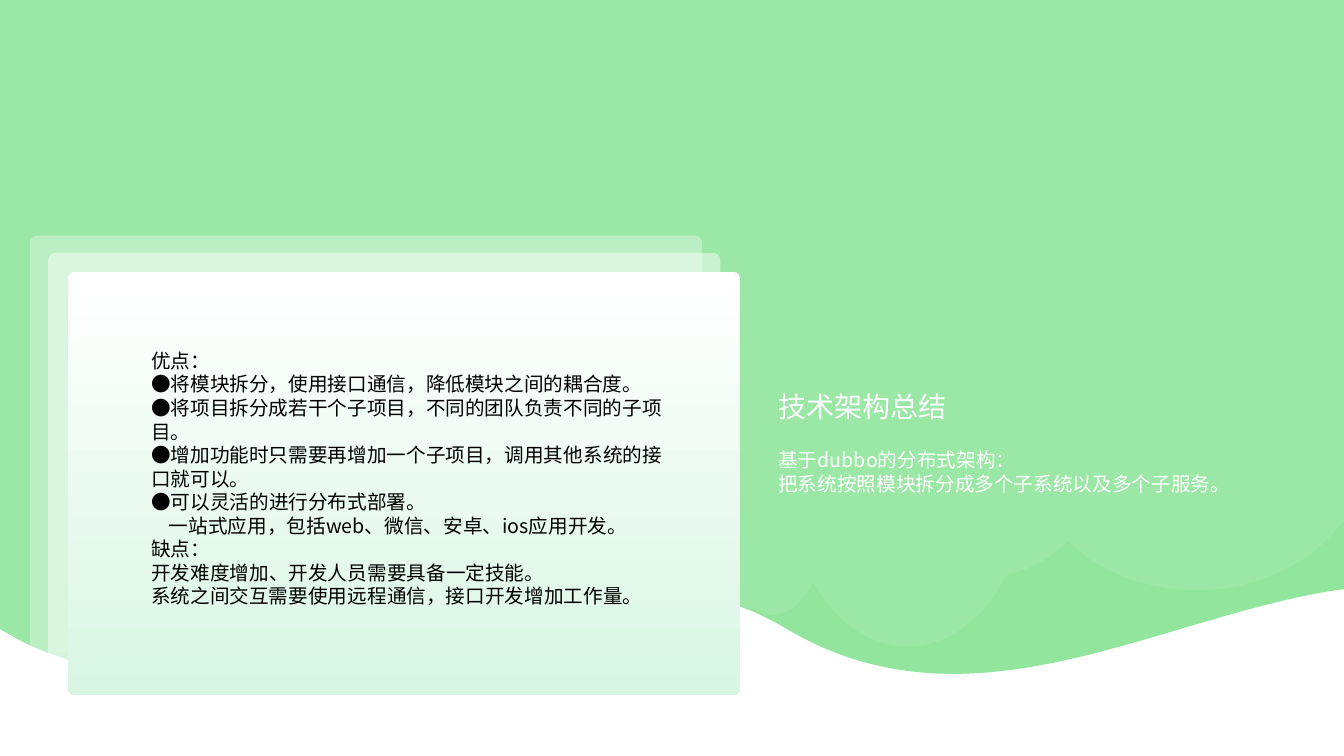
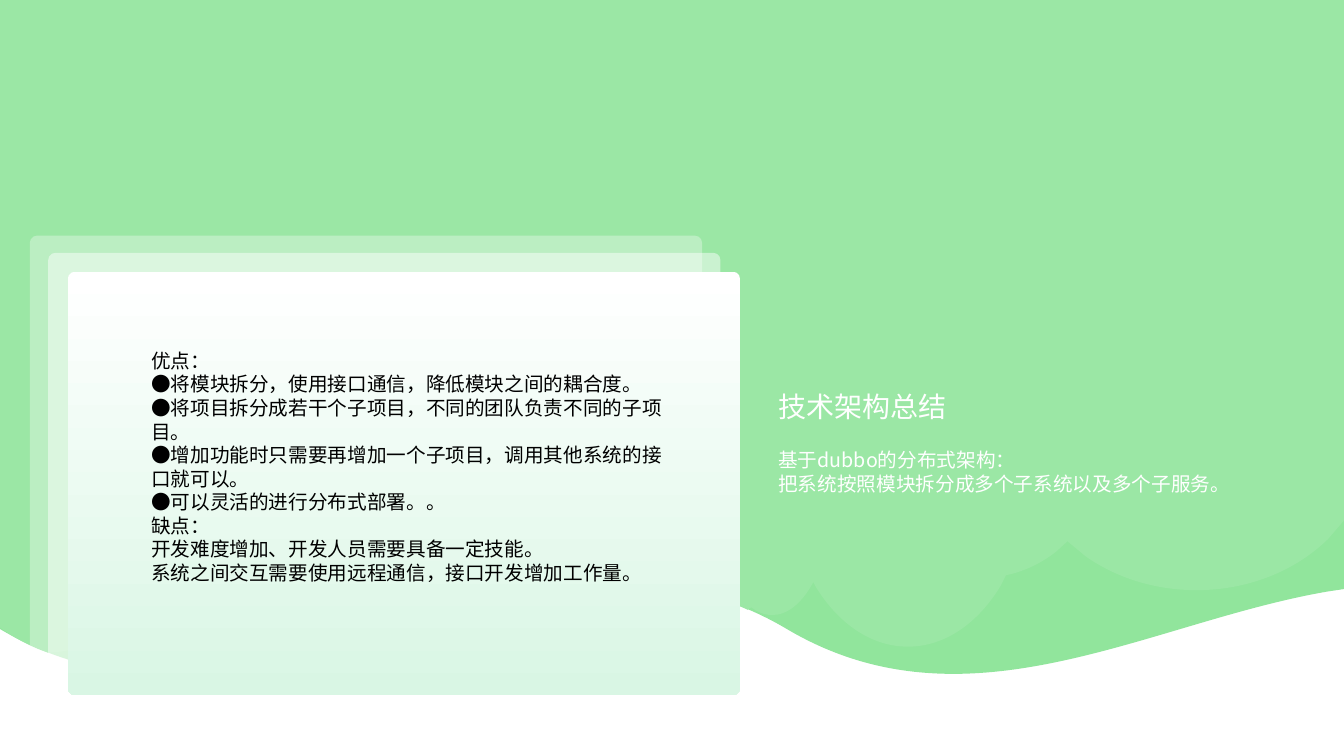
Before and after one commit to yangcanlaile/tlshop, a slide deck: slide 12 of 图灵双十一电商系统.pptx (slide 13 before the commit). Drawn at 1344x756 pixels with LibreOffice and Linux fonts; fonts in the diff are those of the drawing. Boxes give left, top, right and bottom in pixels: in the first picture for what was removed or moved away, otherwise in the second. Text is boxed around its words. In the diff, an @@ line names an element or a change of style, - is before the commit and + after.

```diff
--- a/图灵双十一电商系统.pptx
+++ b/图灵双十一电商系统.pptx
@@ text at (151, 492, 445, 511): text changed @@
-●可以灵活的进行分布式部署。
-一站式应用，包括web、微信、安卓、ios应用开发。
+●可以灵活的进行分布式部署。。
```
Also in this commit, not shown: 1 slide removed, 5 other files.
